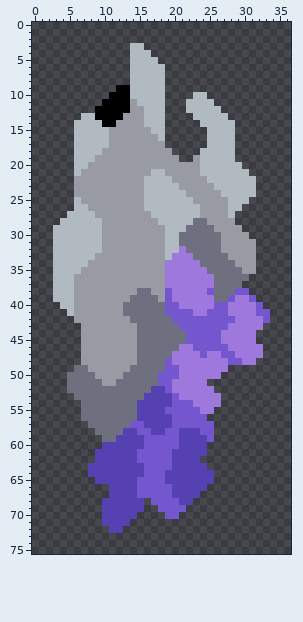
Sprite sheet: sprites/units/weapons/bladegun-side.png. The first picture shows the starting point.
The file is 37x76 pixels.
Now the later version:
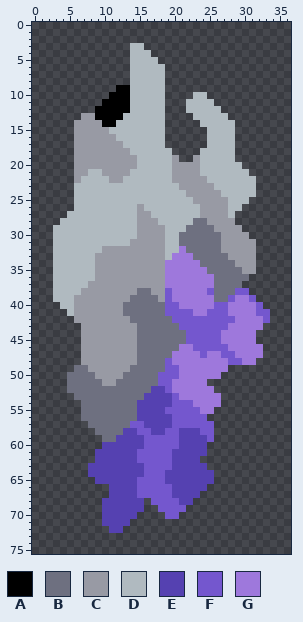
Palette (. is transparent): A #000000  B #6e7080  C #989aa4  D #b0bac0  E #5541b1  F #7457ce  G #9e78dc
What changed:
@@ x 4..21 @@
 10 .......AAADDDDD...
-11 ......AAAACDDDD...
-12 .....AAAAACCDDD...
-13 ...DDAAAACCCDDD...
-14 ..DDDDAACCCCDDD...
-15 ..DDDDDCCCCCCDD...
-16 ..DDDDDCCCCCCCD...
-17 ..DDDDDCCCCCCCC...
-18 ..DDDDCCCCCCCCCC..
-19 ..DDDCCCCCCCCCCCC.
-20 ..DDCCCCCCCCCCCCCC
-21 ..DCCCCCCCCCCDDCCC
-22 ..CCCCCCCCCCDDDDCC
-23 ..CCCCCCCCCCDDDDDC
-24 ..CCCCCCCCCCDDDDDD
-25 ..DCCCCCCCCCDDDDDD
-26 ..DDCCCCCCCCDDDDDD
-27 .DDDDCCCCCCCCDDDDD
-28 DDDDDDCCCCCCCCDDDD
-29 DDDDDDCCCCCCCCCDDD
-30 DDDDDDCCCCCCCCCDDB
-31 DDDDDDCCCCCCCCCDDB
+11 ......AAAADDDDD...
+12 .....AAAAADDDDD...
+13 ...CCAAAADDDDDD...
+14 ..CCCCAADDDDDDD...
+15 ..CCCCCDDDDDDDD...
+16 ..CCCCCCDDDDDDD...
+17 ..CCCCCCCDDDDDD...
+18 ..CCCCCCCCDDDDDD..
+19 ..CCCCCCCCCDDDDDC.
+20 ..CCCCCCCCCDDDDDCC
+21 ..CCDDCCCCDDDDDDCC
+22 ..CDDDDCCDDDDDDDCC
+23 ..DDDDDDDDDDDDDDDC
+24 ..DDDDDDDDDDDDDDDD
+25 ..DDDDDDDDDDDDDDDD
+26 ..DDDDDDDDDCDDDDDD
+27 .DDDDDDDDDDCCDDDDD
+28 DDDDDDDDDDDCCCDDDD
+29 DDDDDDDDDDDCCCCDDD
+30 DDDDDDDDDDDCCCCDDB
+31 DDDDDDDDDDCCCCCDDB
 32 DDDDDDCCCCCCCCCDDG
 33 DDDDDCCCCCCCCCCDGG
-34 DDDDCCCCCCCCCCCGGG
-35 DDDCCCCCCCCCCCCGGG
-36 DDCCCCCCCCCCCCCGGG
-37 DDCCCCCCCCCCCCCGGG
-38 DDCCCCCCCCCBBCCFGG
+34 DDDDDCCCCCCCCCCGGG
+35 DDDDDCCCCCCCCCCGGG
+36 DDDDDCCCCCCCCCCGGG
+37 DDDDCCCCCCCCCCCGGG
+38 DDDCCCCCCCCBBCCFGG
 39 DDCCCCCCCCBBBBCFGG
Boxes around the changes in both pictures, in picture pixels (x1, y1, x2, y2):
changed: (74, 99, 172, 295)
